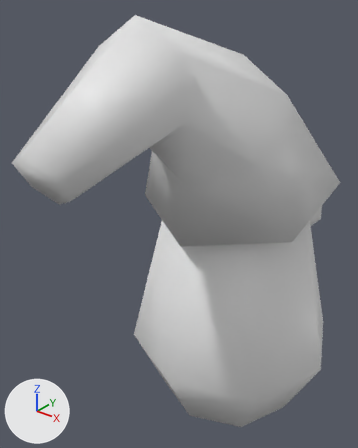
What one commit did to the FBX model NoEnd/Assets/Models/Enemies/enemy_gnome.fbx.
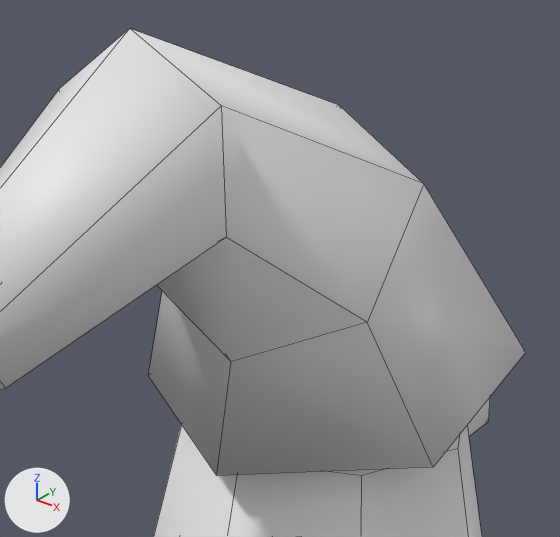
Each version appears first whole from a 50 mm camera at (0.549, -0.899, 0.974) aimed at (-0.055, -0.145, 0.507), and next in a close-up on the part from 19% to 100% of the width and 0% to 62% of the height. Every picture has the same lights, and +X, +Y and +Z are marked at lower left. The close-ups show mesh edges as thin lines. Where no turn or scale is listed for an object, it has been applied to the vertices.

The first close-up shows 'Body', 'Hat'.
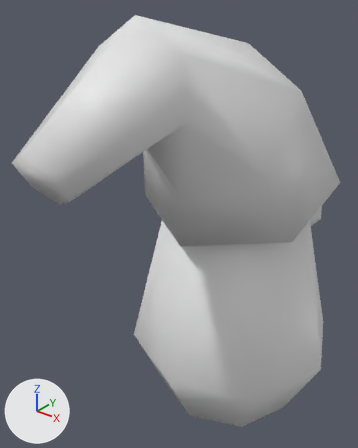
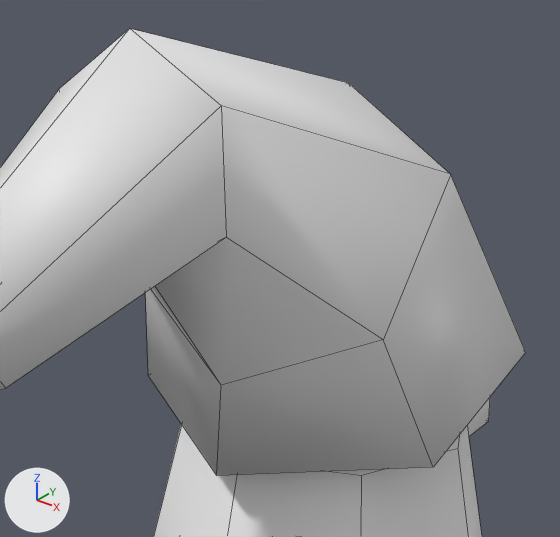
What the commit changed:
me_cylinder_001 has 24 vertices, 20 faces and spans x -0.191..0.191, y -0.544..0.215, z -0.096..0.339.
me_cylinder_001 is used by ob_hat; location (0.0, 0.0, 0.593).
Part 1, on me_cylinder_001:
Vertex 1 of me_cylinder_001 moves from (0.0, -0.006, 0.252) at pixel (339, 105) to (0.0, 0.01, 0.273) at pixel (348, 83).
Vertex 3 of me_cylinder_001 moves from (0.126, -0.051, 0.195) at pixel (423, 183) to (0.148, -0.043, 0.206) at pixel (450, 174).
Vertex 5 of me_cylinder_001 moves from (0.126, -0.141, 0.081) at pixel (367, 322) to (0.148, -0.149, 0.071) at pixel (383, 339).
Vertex 7 of me_cylinder_001 moves from (0.0, -0.186, 0.024) at pixel (231, 361) to (0.0, -0.203, 0.004) at pixel (221, 385).
Vertex 9 of me_cylinder_001 moves from (-0.126, -0.141, 0.081) to (-0.148, -0.149, 0.071).
Vertex 11 of me_cylinder_001 moves from (-0.126, -0.051, 0.195) to (-0.148, -0.043, 0.206).

Changed parts and their boxes (x1, y1, x2, y2) in the close-ups (560 x 537 px; the box of a moved part takes in the faces that stretch with it):
part 1 of me_cylinder_001, moved or reshaped: (131, 29, 525, 465) in both
